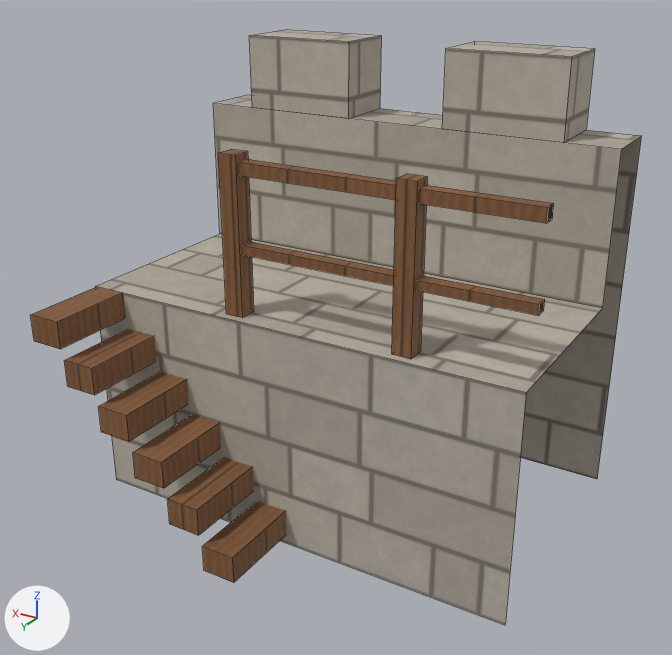
Renders of the FBX model Assets/Content/Landscape/Models/Castle/Wall_Top_StairS2.fbx from each side of a commit.
One viewpoint serves both versions: a 50 mm lens placed at (-2.86, 5.06, 3.69), pointed at (-0.03, 0.35, 1.34). The lights are fixed; the arrows at lower left show +X, +Y and +Z. The picture after the commit comes second. Mesh edges are drawn as thin lines. Where no turn or scale is listed for an object, it has been applied to the vertices.

The first picture shows 'Wall_Top_StairS2'.
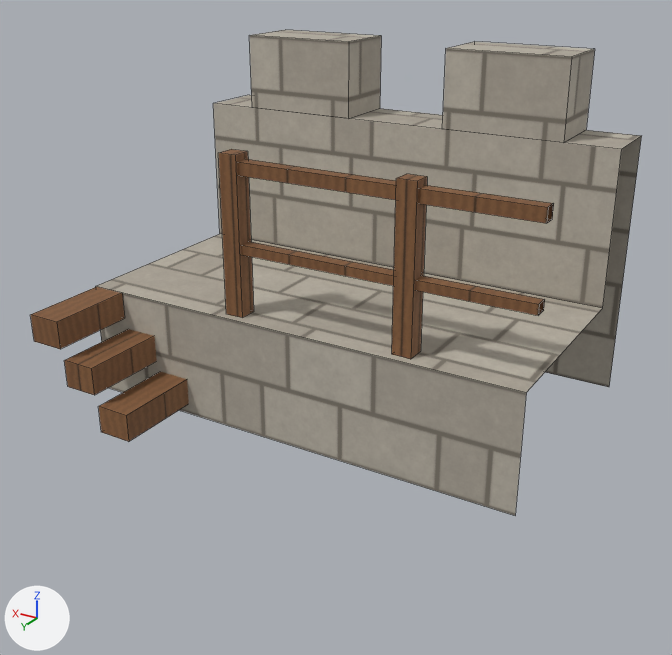
The newer file is also turned or shifted as a whole; pictures and numbers use the older file's frame.

Location of each change, [x1, y1, x2, y2] in pixels of the pictures (672 x 655 px; the box of a moved part takes in the faces that stretch with it):
```json
{"object": "Wall_Top_StairS2", "change": "reshaped", "before": [31, 30, 642, 625], "after": [31, 30, 642, 516], "on screen": "18% shorter"}
{"part": 1, "of": "me_wall_top_stairs2", "change": "deleted", "before": [202, 501, 286, 583], "on screen": "brown"}
{"part": 2, "of": "me_wall_top_stairs2", "change": "deleted", "before": [133, 414, 221, 488], "on screen": "brown"}
{"part": 3, "of": "me_wall_top_stairs2", "change": "deleted", "before": [167, 457, 254, 535], "on screen": "brown"}
{"part": 4, "of": "me_wall_top_stairs2", "change": "moved or reshaped", "before": [520, 136, 642, 479], "after": [546, 136, 642, 387]}
{"part": 5, "of": "me_wall_top_stairs2", "change": "moved or reshaped", "before": [95, 286, 526, 625], "after": [95, 286, 526, 516]}
{"part": 6, "of": "me_wall_top_stairs2", "change": "surface changed", "before": [99, 37, 636, 625], "after": [99, 37, 636, 516]}
```

Edits to the scene script, one JSON object a line:
```json
{"block": "me_wall_top_stairs2", "where": "# used by ob_wall_top_stairs2; location = (0.0, 0.0, 0.0)"}
{"block": "me_wall_top_stairs2", "where": "# verts and faces of me_wall_top_stairs2; kept vertices keep their numbers, new ones are numbered from 108"}
{"block": "me_wall_top_stairs2", "where": "# before: 0 (-1.5, -0.9, 0.0) at pixel (597, 479), 1 (1.5, -0.9, 0.0)"}
{"block": "me_wall_top_stairs2", "where": "# before: 6 (1.5, 0.9, 0.0) at pixel (116, 479), 7 (-1.5, 0.9, 0.0) at pixel (505, 625)"}
{"op": "remove", "block": "me_wall_top_stairs2", "code": "me_wall_top_stairs2.from_pydata(...)  # 108 vertices, 65 faces; spans x -1.5..1.5, y -0.9..1.47, z 0.0..3.0"}
{"op": "add", "block": "me_wall_top_stairs2", "code": "me_wall_top_stairs2.from_pydata(...)  # 84 vertices, 50 faces; spans x -1.5..1.5, y -0.9..1.47, z 0.75..3.0"}
{"block": "me_wall_top_stairs2", "change": "me_wall_top_stairs2 part 1: the loose piece of 8 vertices spanning x 0.01..0.24, y 0.75..1.47, z 0.07..0.25 is deleted"}
{"block": "me_wall_top_stairs2", "change": "me_wall_top_stairs2 part 2: the loose piece of 8 vertices spanning x 0.51..0.74, y 0.75..1.47, z 0.57..0.75 is deleted"}
{"block": "me_wall_top_stairs2", "change": "me_wall_top_stairs2 part 3: the loose piece of 8 vertices spanning x 0.26..0.49, y 0.75..1.47, z 0.32..0.5 is deleted"}
{"block": "me_wall_top_stairs2", "change": "me_wall_top_stairs2 part 4"}
{"op": "add", "block": "me_wall_top_stairs2", "code": "verts[0] = (-1.5, -0.9, 0.75)  # moved, pixel (609, 387)"}
{"op": "add", "block": "me_wall_top_stairs2", "code": "verts[1] = (1.5, -0.9, 0.75)  # moved"}
{"block": "me_wall_top_stairs2", "change": "me_wall_top_stairs2 part 5"}
{"op": "add", "block": "me_wall_top_stairs2", "code": "verts[6] = (1.5, 0.9, 0.75)  # moved, pixel (106, 387)"}
{"op": "add", "block": "me_wall_top_stairs2", "code": "verts[7] = (-1.5, 0.9, 0.75)  # moved, pixel (515, 515)"}
{"block": "me_wall_top_stairs2", "change": "me_wall_top_stairs2 part 6: 34 kept faces spanning x -1.5..1.5, y -0.9..1.47, z 0.75..3.0 get new texture (UV) coordinates"}
```
